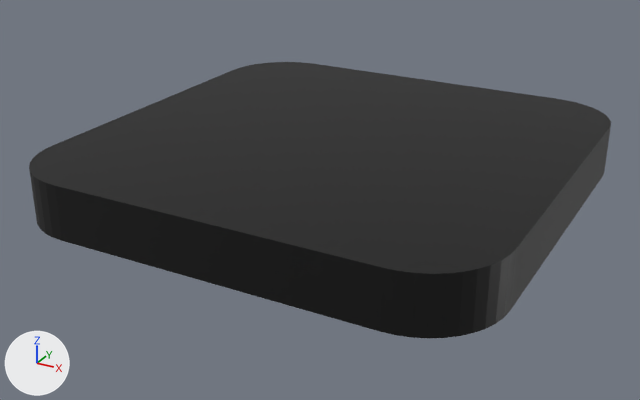
Before and after pictures for a commit that changed the glTF model MSE.glb.
One viewpoint serves both versions: a 50 mm camera at (42.6, -81.7, 35.7) aimed at (-1.0, -2.4, -4.0). Lighting does not change. The marker at lower left points along +X, +Y and +Z. The first picture is the older version.
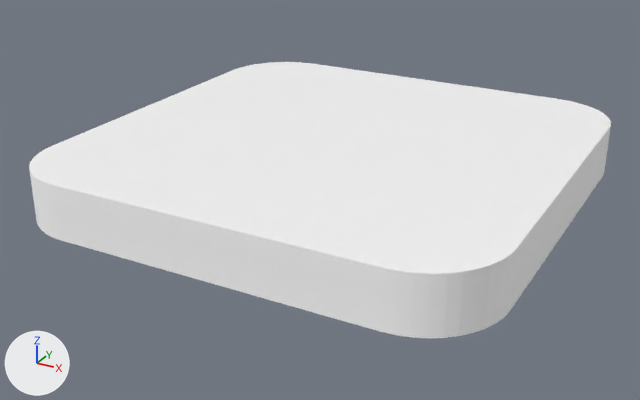
Changed parts and their boxes (x1, y1, x2, y2) in the pictures (640 x 400 px):
'Cube', recoloured, surface changed (black to white): (29, 62, 611, 338) in both

What the commit changed:
Material 'Base' (mat_base) changes colour from black #000000 to white #ffffff; in linear values from (0.0, 0.0, 0.0) to (1.0, 1.0, 1.0).
In material 'Base' (mat_base), roughness goes from 0.5 to 1.0.
